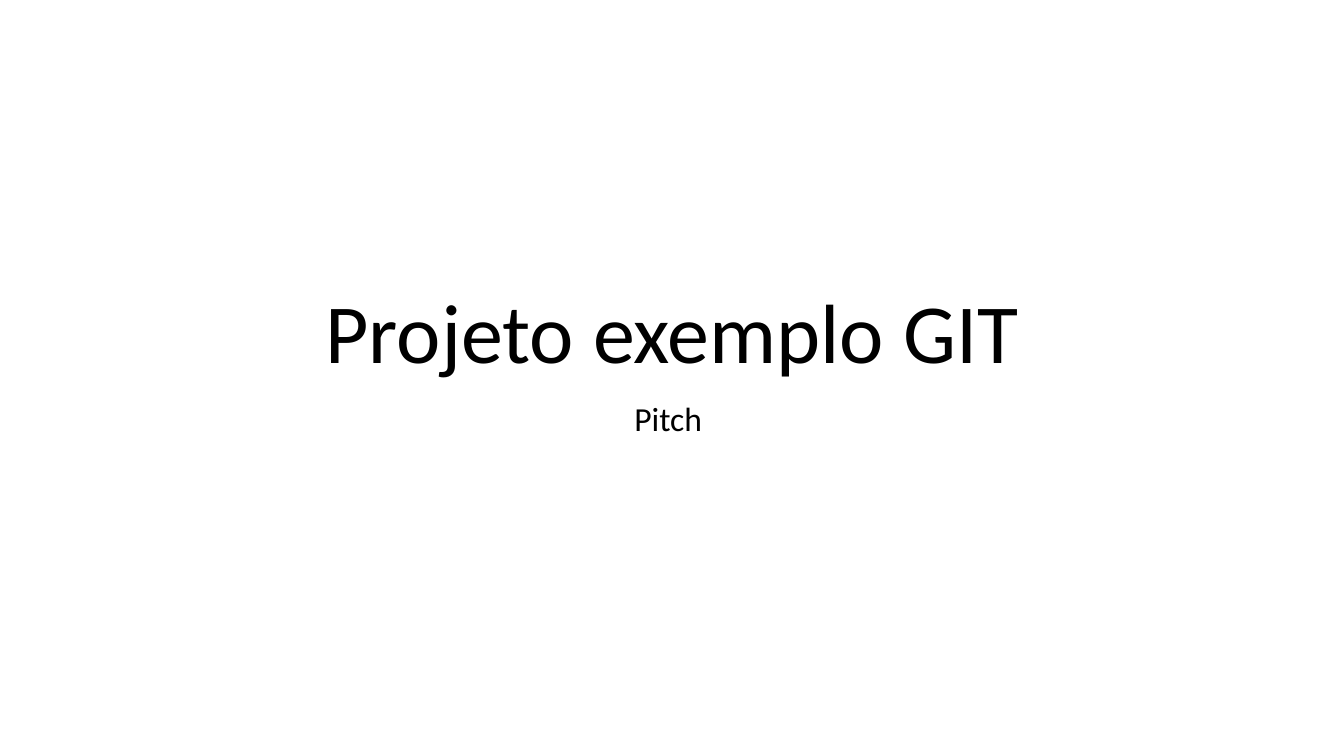
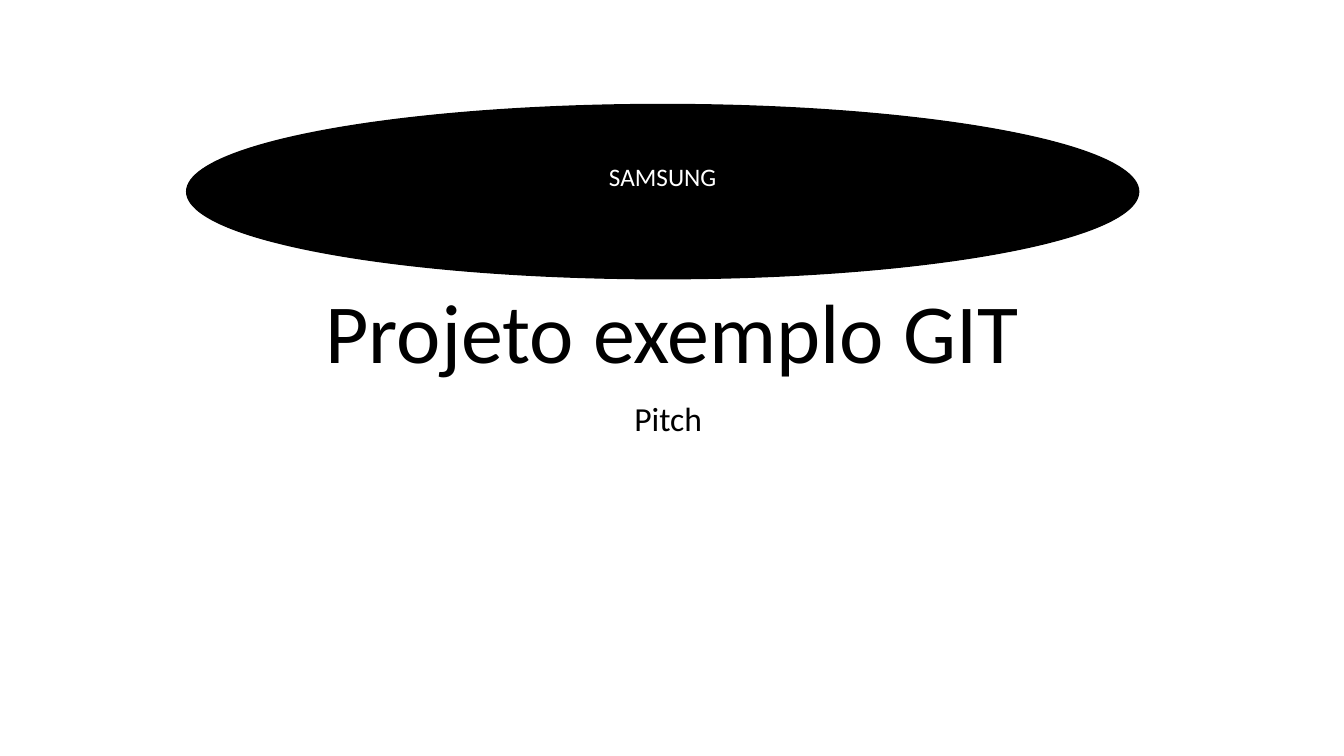
Before and after one commit to Leonardoaraki/2TDSPJ-2024-ExemploGit, a slide deck: slide 1 of PastaDocumentos/PITCH.pptx. Drawn at 1344x756 pixels with LibreOffice and Linux fonts; fonts in the diff are those of the drawing. Boxes give left, top, right and bottom in pixels: in the first picture for what was removed or moved away, otherwise in the second. Text is boxed around its words. In the diff, an @@ line names an element or a change of style, - is before the commit and + after.

```diff
--- a/PastaDocumentos/PITCH.pptx
+++ b/PastaDocumentos/PITCH.pptx
@@ ellipse added at (x1=187, y1=105, x2=1138, y2=279), fill #000000, outline #000000 1 pt, 18 pt, text #FFFFFF @@
+SAMSUNG
```
Also in this commit, not shown: 1 slide added.
